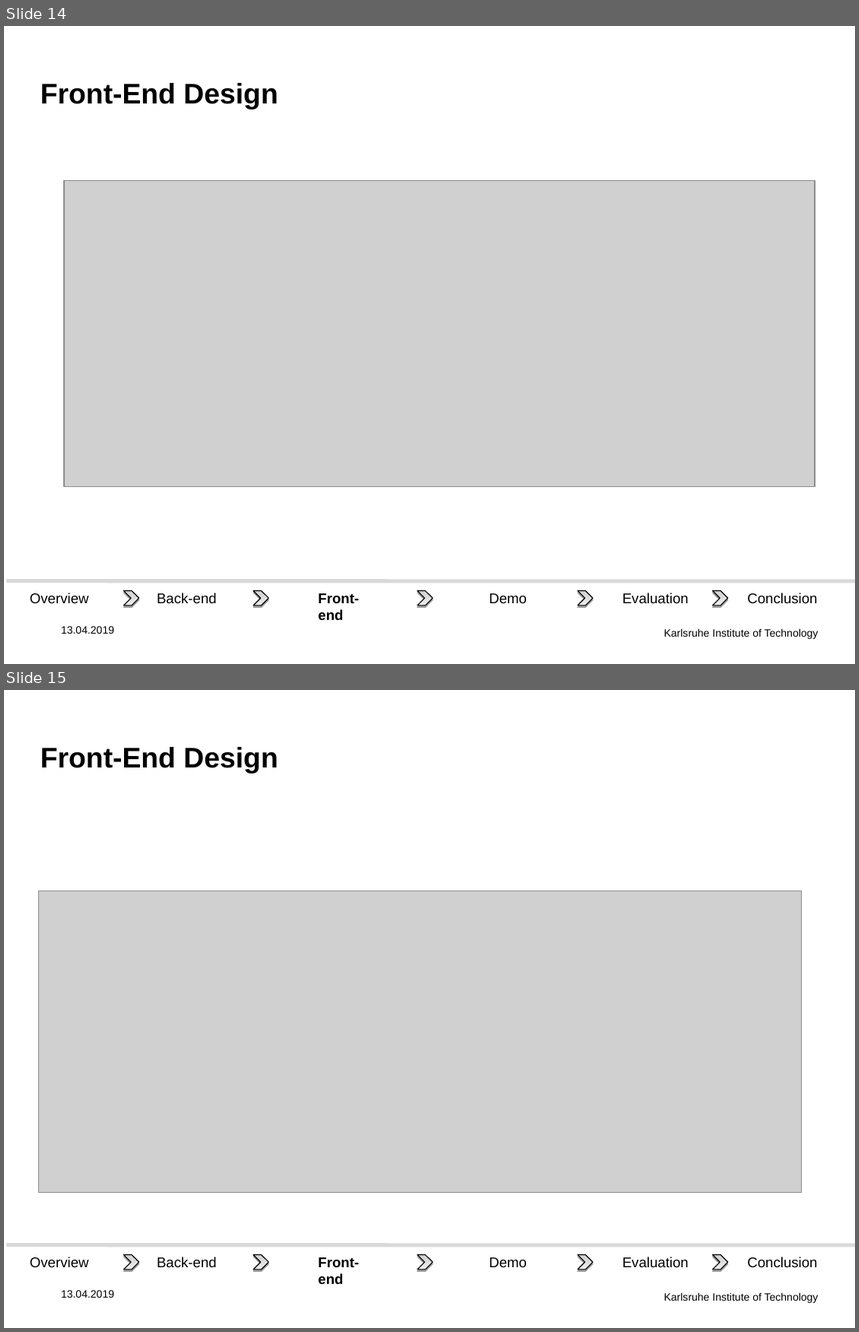
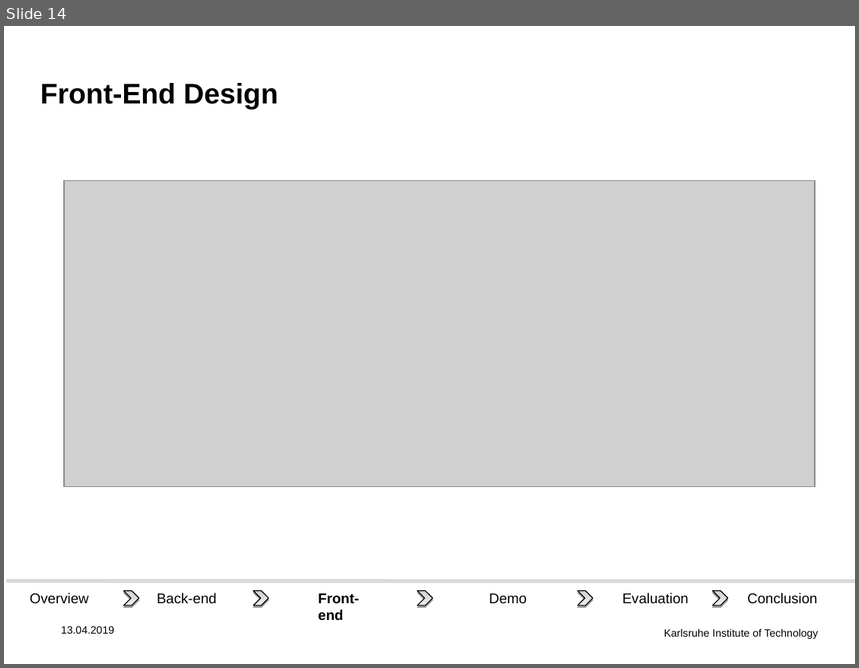
Before and after one commit to DHSTTOS/documents, a slide deck: final_presentation/final-pres3.odp. Shown one above the other, each under a label of ours: slides 14 and 15 before the commit, slide 14 after it. The pictures are 859x1332 and 859x668 pixels, drawn with LibreOffice and Linux fonts; fonts in the diff are those of the drawing; grey boxes stand for pictures; background and template pictures are left out. Boxes give left, top, right and bottom in pixels: in the first picture for what was removed or moved away, otherwise in the second. Text is boxed around its words. In the diff, an @@ line names an element or a change of style, - is before the commit and + after.

Commit message:
Remove the front-end full hierarchy diagram.

```diff
--- a/final_presentation/final-pres3.odp
+++ b/final_presentation/final-pres3.odp
@@ slide 15 removed at <box>4,690,855,1328</box>, background picture (left out); not listed: 1 template element that a slide beside it also shows @@
@@ title removed at <box>40,747,278,773</box> @@
-Front-End Design
@@ picture removed at <box>39,891,801,1192</box> @@
@@ group removed at <box>6,1245,855,1274</box>: 5 chevrons, 3 texts, 3 rectangles, 1 line @@
-Back-end
-Evaluation
-Front-end
-Conclusion
-Overview
-Demo
@@ text removed at <box>61,1290,114,1298</box> @@
-13.04.2019
```
